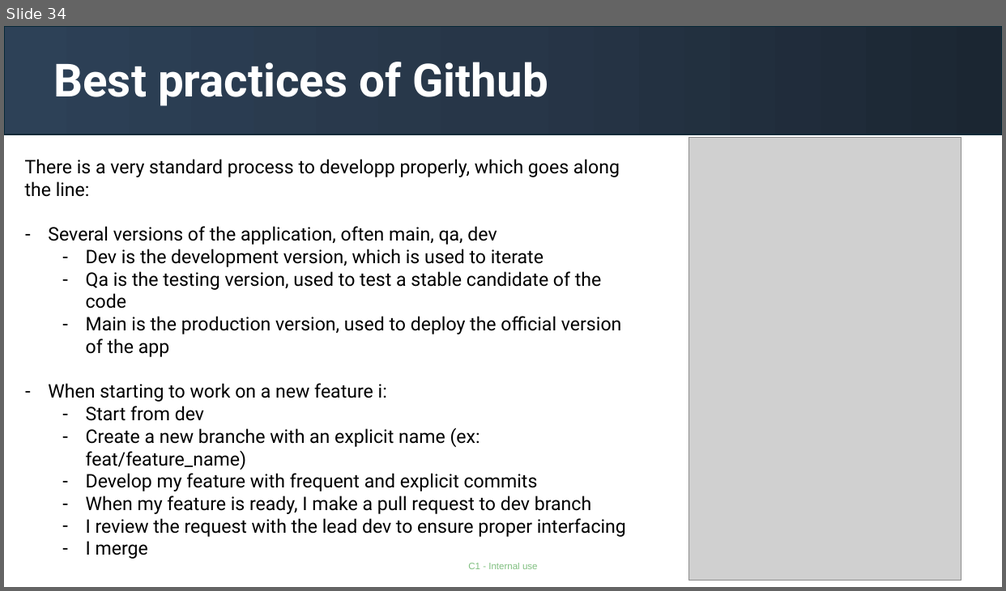
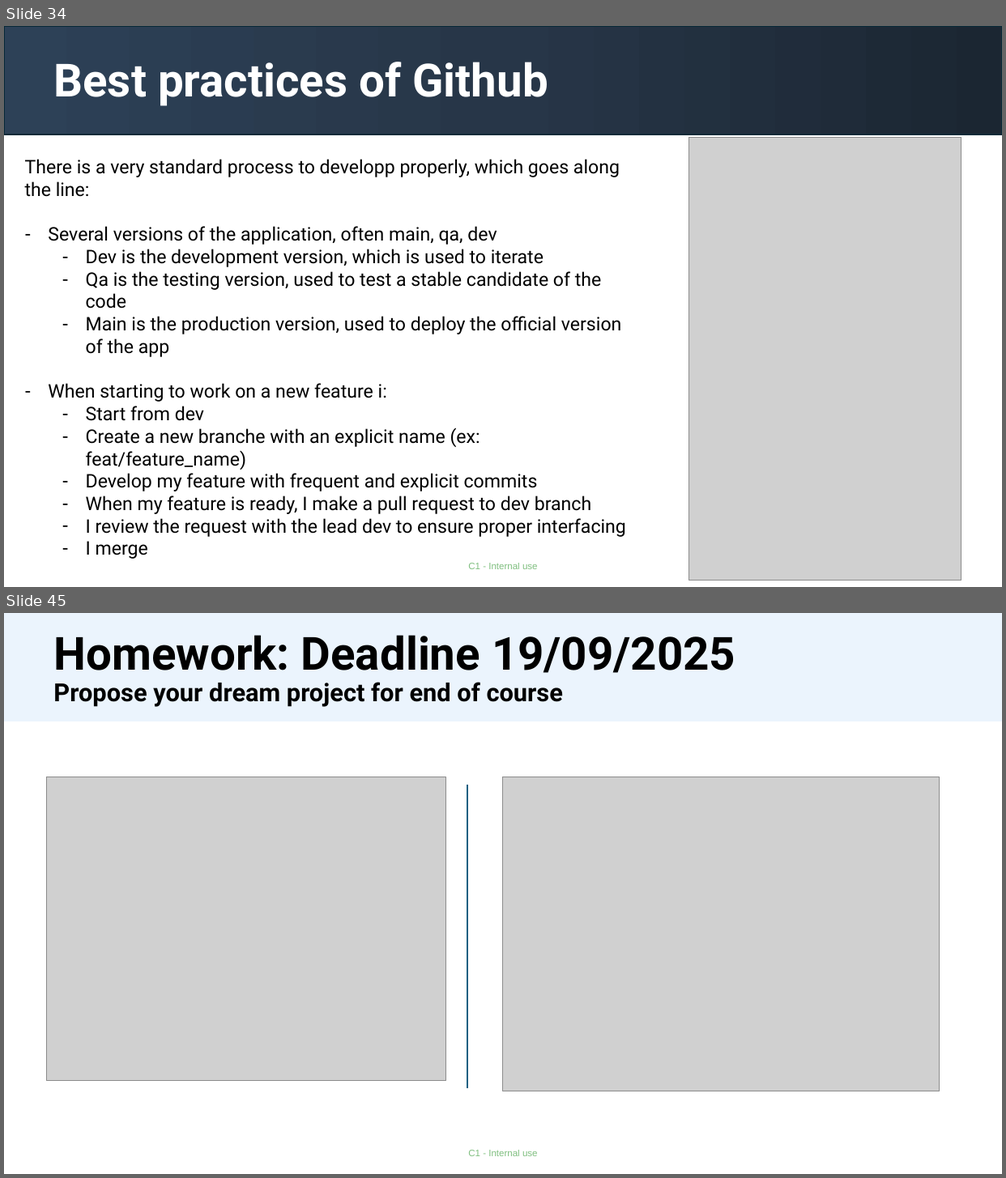
Before and after one commit to gabrielolympie/PythonForFinance, a slide deck: presentations/1.Introduction.pptx. Shown one above the other, each under a label of ours: slide 34 before the commit, slides 34 and 45 after it; the slides between them are not shown. The pictures are 1006x591 and 1006x1178 pixels, drawn with LibreOffice and Linux fonts; fonts in the diff are those of the drawing; grey boxes stand for pictures. Boxes give left, top, right and bottom in pixels: in the first picture for what was removed or moved away, otherwise in the second. Text is boxed around its words. In the diff, an @@ line names an element or a change of style, - is before the commit and + after.

```diff
--- a/presentations/1.Introduction.pptx
+++ b/presentations/1.Introduction.pptx
@@ slide 45 added at <box>4,613,1002,1174</box>, background #FFFFFF; not listed: 1 template element that a slide beside it also shows @@
@@ rectangle added at <box>4,613,1002,722</box>, fill #EBF4FD @@
@@ title added at <box>53,635,735,707</box>, 24 pt, text #000000, bold @@
+Homework: Deadline 19/09/2025
+Propose your dream project for end of course
@@ picture added at <box>47,777,446,1081</box> @@
@@ picture added at <box>503,777,940,1092</box> @@
@@ line added from (467, 786) to (467, 1088), #156082 1.5 pt @@
```
Also in this commit, not shown: 1 slide changed, 10 other slides added, 1 slide removed, 2 other files.
